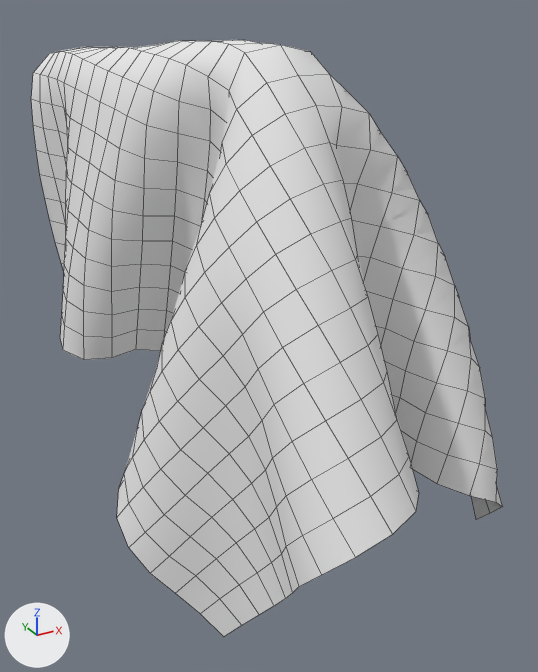
An edit to the OBJ model Mess About/Assets/3D Models Prefabs/Net and parts-20210130T235252Z-001/NCloth_FishingNet.obj, drawn before and after from the same camera.
One viewpoint serves both versions: a 50 mm camera at (-23.0, -64.9, 59.7) aimed at (3.1, -17.4, 36.0). The lights are fixed; the arrows at lower left show +X, +Y and +Z. Mesh edges are drawn as thin lines. Where no turn or scale is listed for an object, it has been applied to the vertices.

The older version as bpy lines, for what is in view:
```python
me_ncloth_fishingnet = bpy.data.meshes.new('NCloth_FishingNet')
me_ncloth_fishingnet.from_pydata(...)  # 676 vertices, 625 faces; spans x -11.6..17.7, y -40.0..8.6, z 19.6..57.9
me_ncloth_fishingnet.materials.append(mat_initialshadinggroup)  # white #e7e7e7
ob_ncloth_fishingnet = bpy.data.objects.new('NCloth_FishingNet', me_ncloth_fishingnet)
ob_ncloth_fishingnet.location = (0.0, 0.0, 0.0)
```
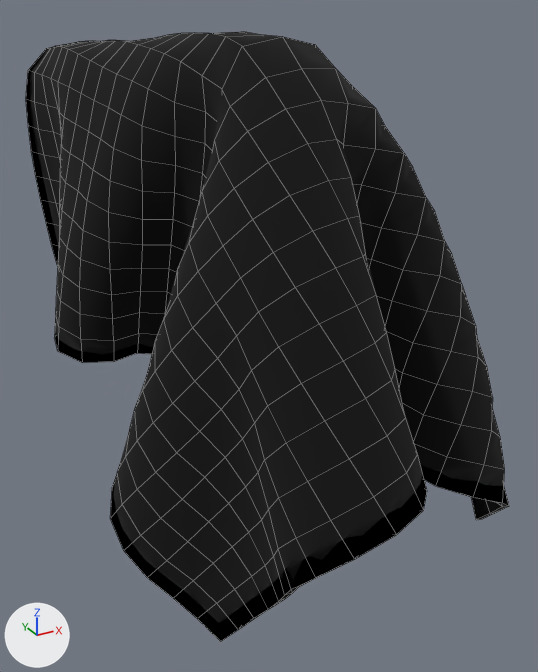
Changed parts and their boxes (x1, y1, x2, y2) in the pictures (538 x 672 px):
'NCloth_FishingNet', reshaped
    before: (31, 40, 503, 636)
    after: (26, 32, 509, 642)
part 1 of me_ncloth_fishingnet, added (black)
    after: (26, 32, 509, 642)
part 2 of me_ncloth_fishingnet, recoloured (white to black)
    before: (31, 40, 503, 636)
    after: (471, 497, 502, 520)

The edits, one by one:
Material 'phong1SG' (mat_phong1sg) is new.
Its base color is (0.0, 0.0, 0.0) (black #000000).
Its roughness is 1.0.
me_ncloth_fishingnet is used by ob_ncloth_fishingnet; location (0.0, 0.0, 0.0).
me_ncloth_fishingnet had 676 vertices, 625 faces and spanned x -11.6..17.7, y -40.0..8.6, z 19.6..57.9.
me_ncloth_fishingnet now has 1352 vertices, 1350 faces and spans x -12.1..18.2, y -40.4..8.6, z 19.6..58.3.
me_ncloth_fishingnet part 1: 676 vertices added at x -12.1..18.2, y -40.4..8.5, z 19.6..58.3.
me_ncloth_fishingnet part 2: 625 faces spanning x -11.6..17.7, y -40.0..8.6, z 19.6..57.9 switch from mat_initialshadinggroup (white #e7e7e7) to mat_phong1sg (black #000000).
